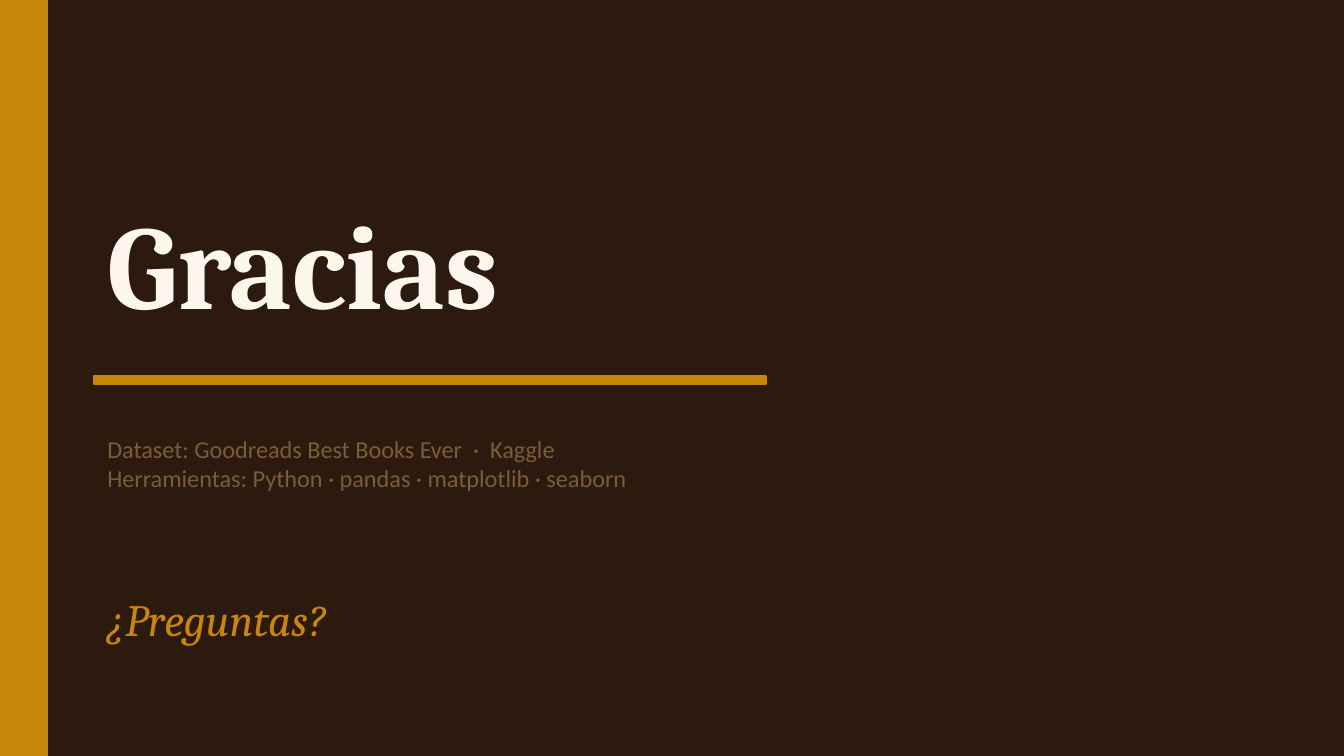
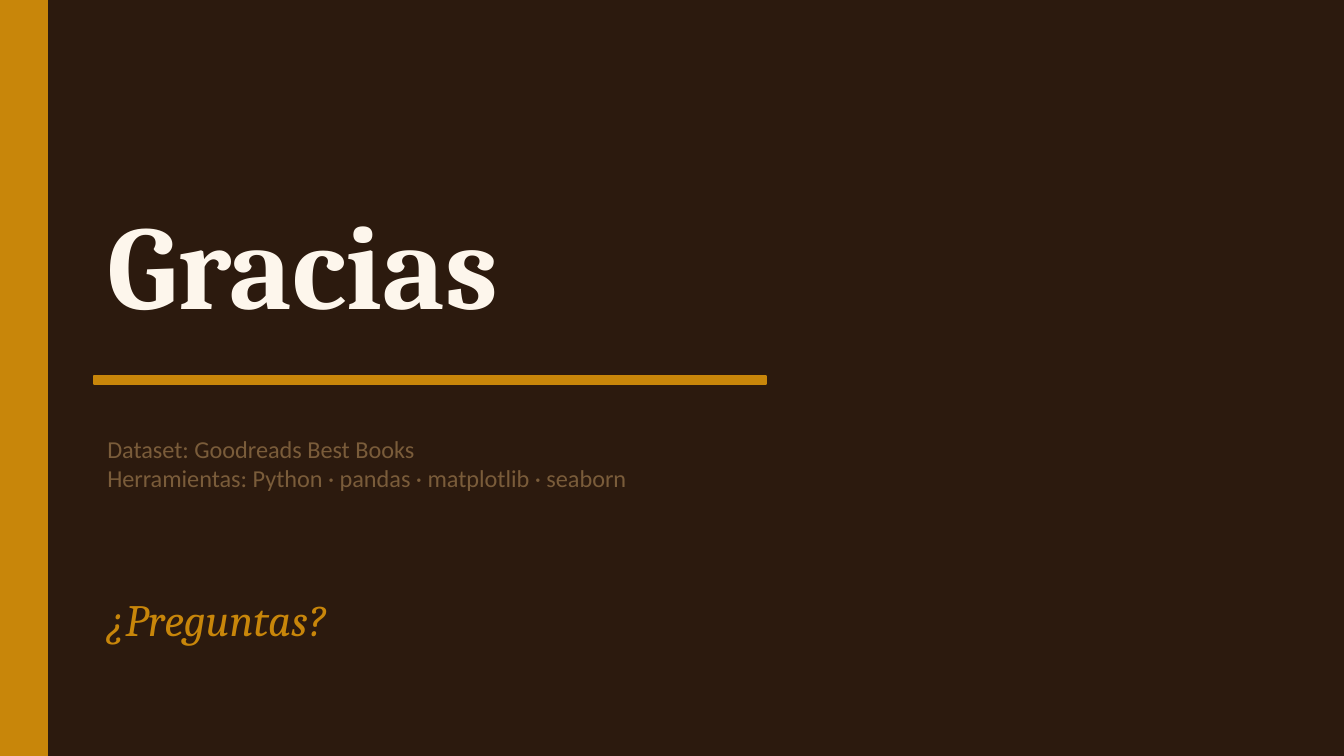
Before and after one commit to fgoiri/EDA-GoodReads-Books, a slide deck: slide 12 of Presentacion/EDA_Goodreads.pptx. Drawn at 1344x756 pixels with LibreOffice and Linux fonts; fonts in the diff are those of the drawing. Boxes give left, top, right and bottom in pixels: in the first picture for what was removed or moved away, otherwise in the second. Text is boxed around its words. In the diff, an @@ line names an element or a change of style, - is before the commit and + after.

```diff
--- a/Presentacion/EDA_Goodreads.pptx
+++ b/Presentacion/EDA_Goodreads.pptx
@@ text at (107, 441, 414, 458): text changed @@
-Dataset: Goodreads Best Books Ever · Kaggle
+Dataset: Goodreads Best Books
```
Also in this commit, not shown: 2 other slides changed.
